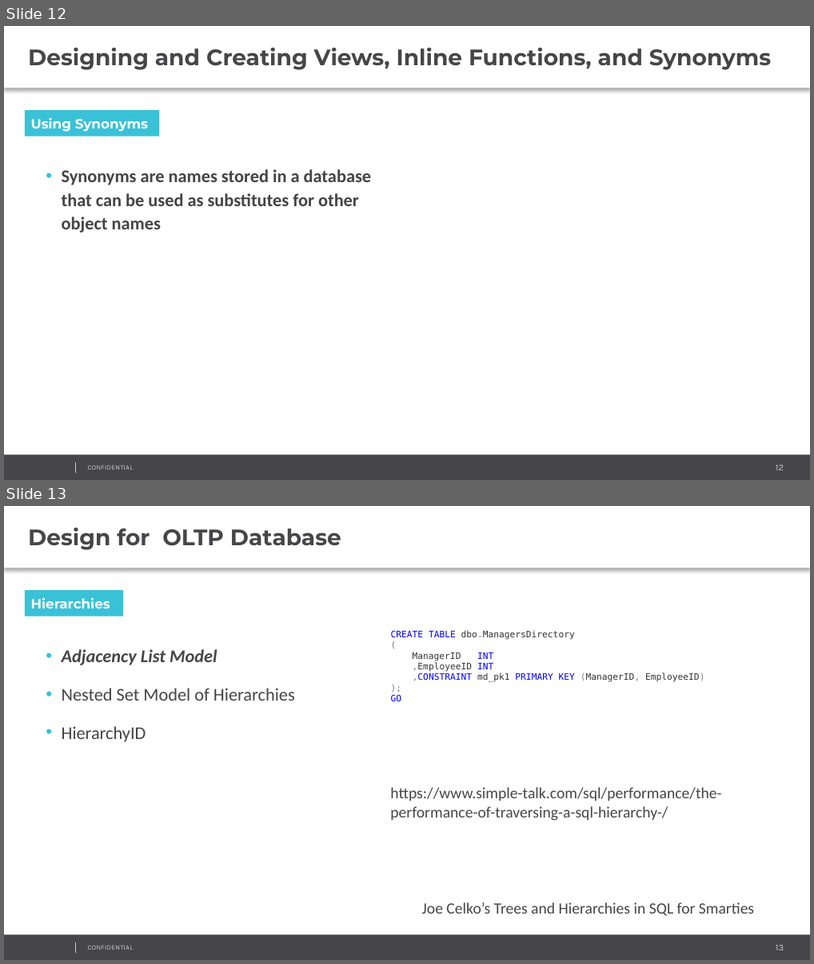
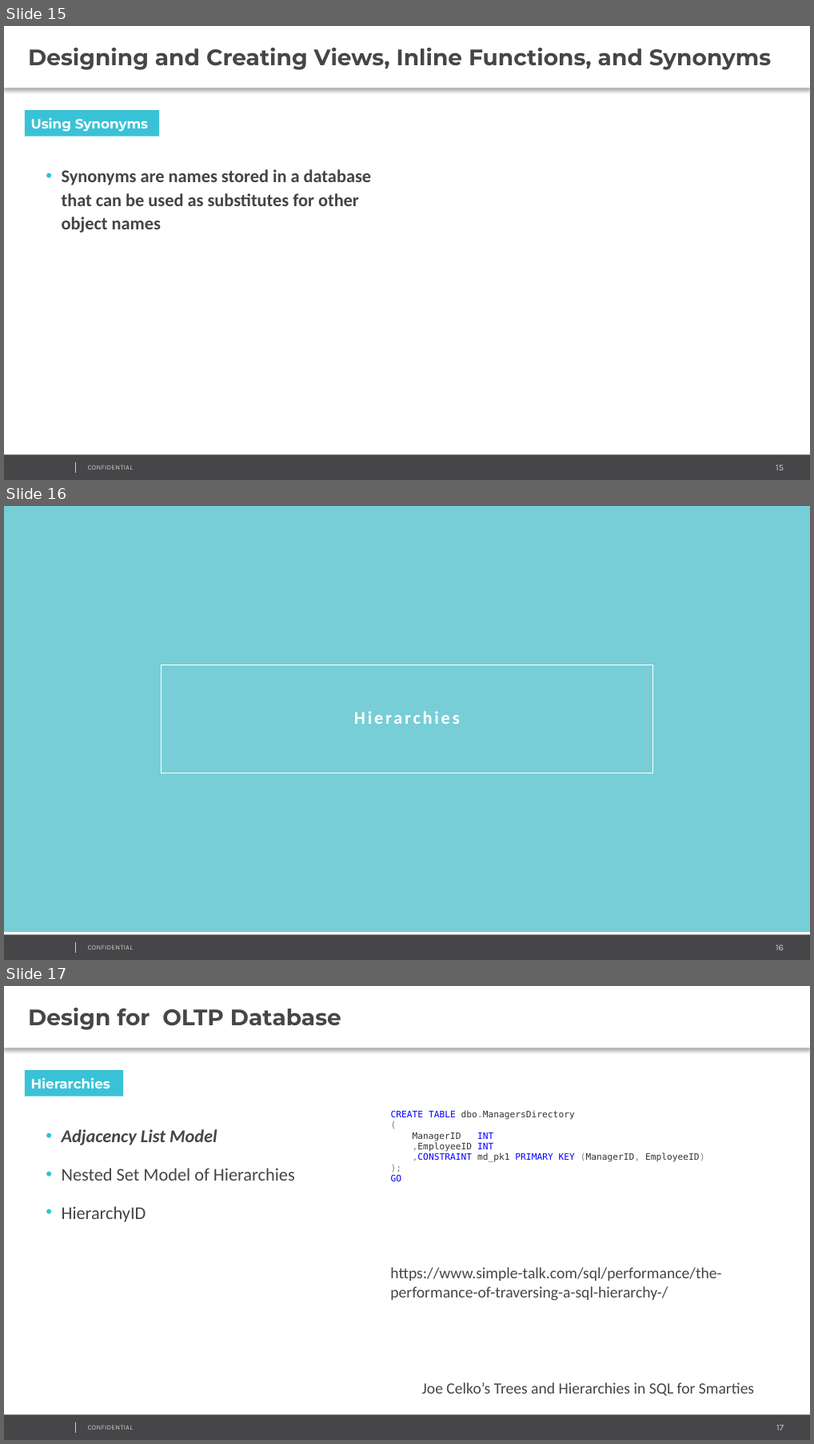
Before and after one commit to AndreyQC/MSBI.Lab, a slide deck: MSBI.Lecture.07/MSBI.Dev.S19E07.pptx. Shown one above the other, each under a label of ours: slides 12 and 13 before the commit, slides 15, 16 and 17 after it. The pictures are 814x964 and 814x1444 pixels, drawn with LibreOffice and Linux fonts; fonts in the diff are those of the drawing; background and template pictures are left out. Boxes give left, top, right and bottom in pixels: in the first picture for what was removed or moved away, otherwise in the second. Text is boxed around its words. In the diff, an @@ line names an element or a change of style, - is before the commit and + after.

```diff
--- a/MSBI.Lecture.07/MSBI.Dev.S19E07.pptx
+++ b/MSBI.Lecture.07/MSBI.Dev.S19E07.pptx
@@ slide 16 added at [4, 506, 810, 960], background #FFFFFF; not listed: 4 template elements that a slide beside it also shows @@
@@ rectangle added at [4, 506, 810, 932], fill #77CED7 @@
@@ rectangle added at [162, 665, 653, 772], outline #FFFFFF 0.75 pt @@
@@ text added at [354, 711, 460, 724], 16 pt, text #FFFFFF, bold @@
+Hierarchies
@@ what was slide 12 is now slide 15 @@
@@ what was slide 13 is now slide 17 @@
@@ page number at [777, 1424, 784, 1430]: text changed @@
-13
+17
```
Also in this commit, not shown: 1 slide changed, 9 other slides added, 2 slides removed, 10 other files.
